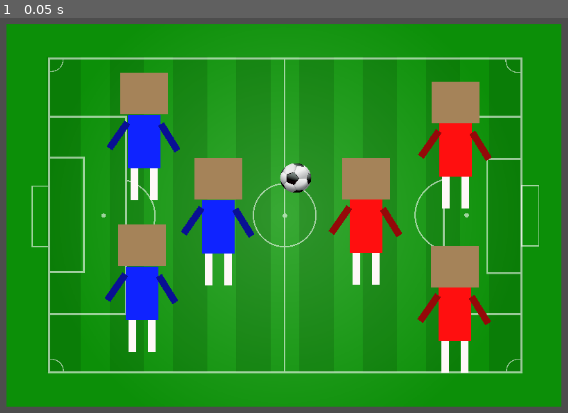
Above: before the commit, frame 1.
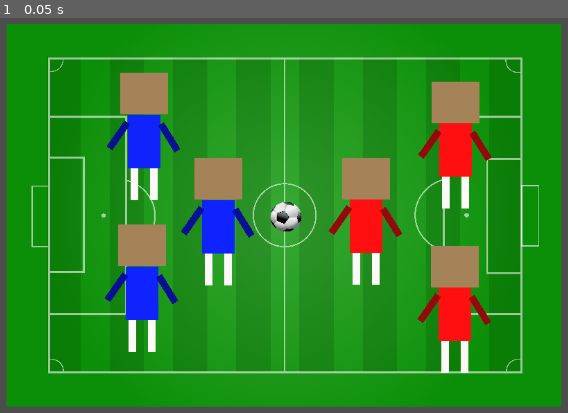
Above: after the commit, the same moment.

Repository: TianyiFan2003/TianyiFan-VGD
Game: Godot game, scene res://Soccerfield.tscn
Same seed, same stepped clock (60 frames per second), same inputs: the game is played once before the commit and once after it.
Inputs:
- Up to frame 1 (0.05 s): no input

The runs differ from the first frame. In frame 1, 0.7% of the frame differs, in the area x 47-55%, y 36-55%.

Commit message:
Soccer Scene

Diff:
--- a/tianyifan-lab1/Soccerfield.tscn
+++ b/tianyifan-lab1/Soccerfield.tscn
@@ -11,7 +11,7 @@
 texture = ExtResource("1_61vli")
 
 [node name="SoccerBallPngClipart-855" type="Sprite2D" parent="."]
-position = Vector2(170, -540)
+position = Vector2(30, 20.0001)
 scale = Vector2(0.921035, 0.87)
 texture = ExtResource("2_or344")
 
